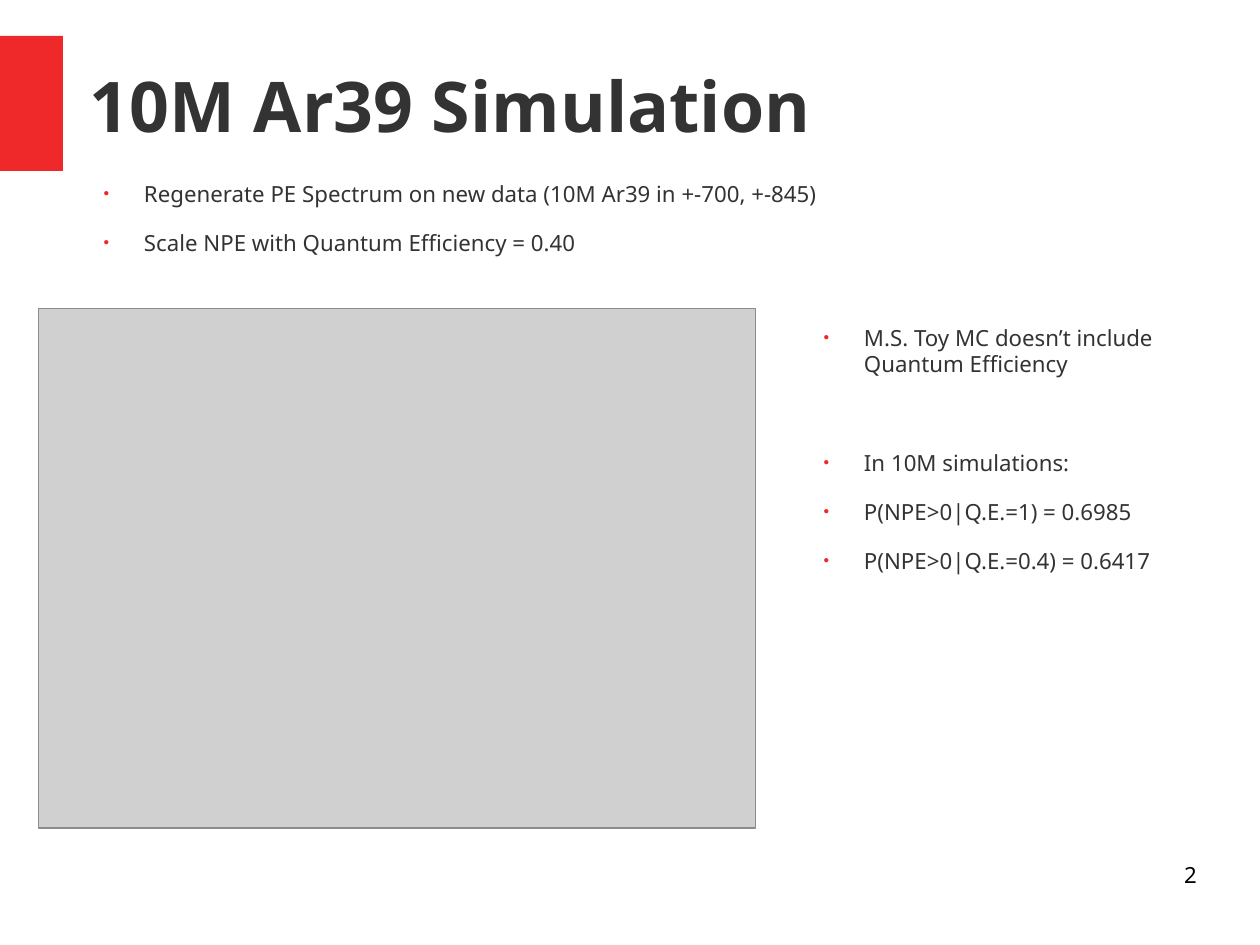
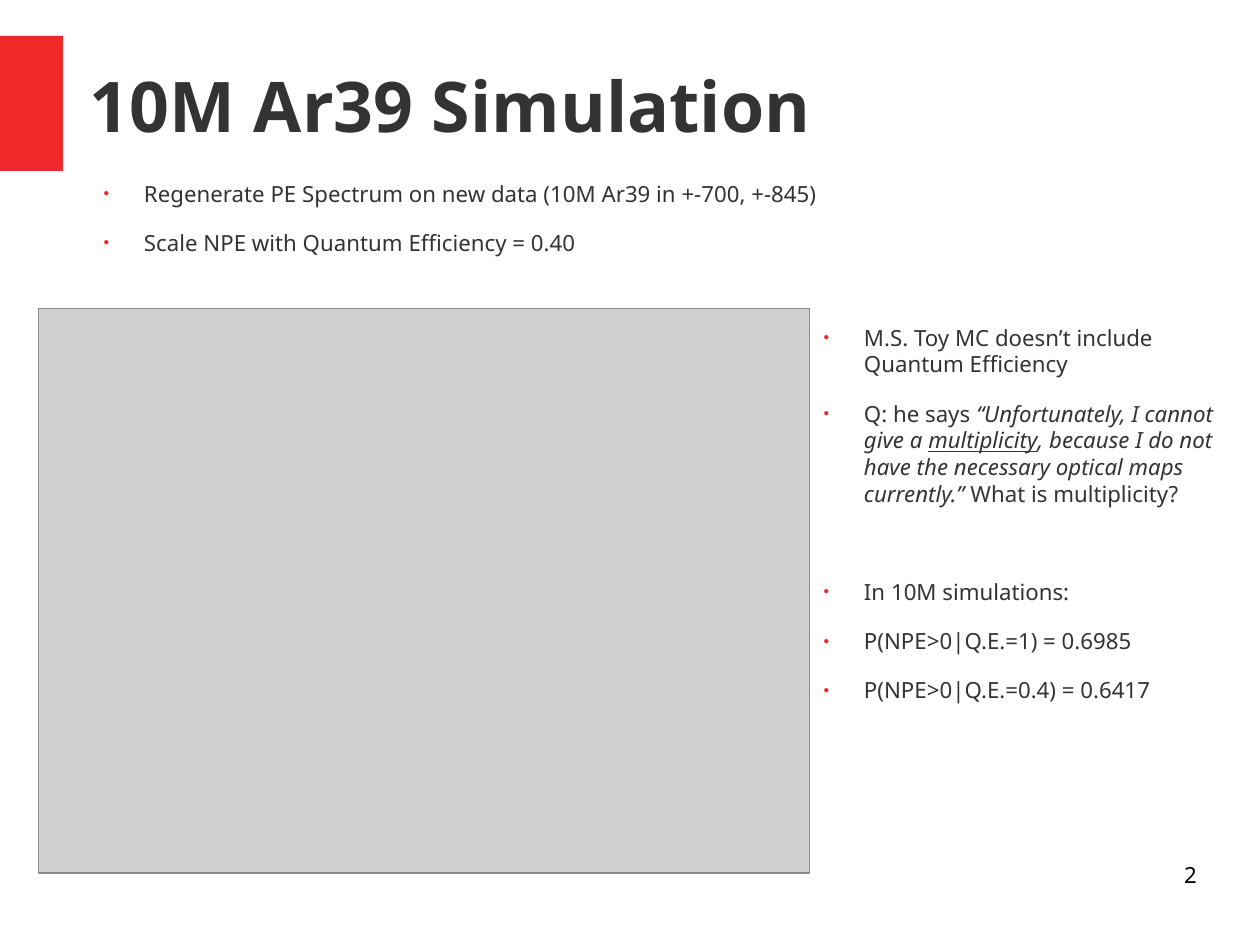
Before and after one commit to luigiberducci/ML4NP, a slide deck: slide 2 of Docs/meeting_ml4np_16giu2020.odp. Drawn at 1260x945 pixels with LibreOffice and Linux fonts; fonts in the diff are those of the drawing; grey boxes stand for pictures. Boxes give left, top, right and bottom in pixels: in the first picture for what was removed or moved away, otherwise in the second. Text is boxed around its words. In the diff, an @@ line names an element or a change of style, - is before the commit and + after.

```diff
--- a/Docs/meeting_ml4np_16giu2020.odp
+++ b/Docs/meeting_ml4np_16giu2020.odp
@@ picture: place and size @@
-picture at <box>39,309,757,829</box>
+picture at <box>39,309,811,874</box>
@@ text at <box>864,405,1213,507</box>: paragraph added @@
+● Q: he says “Unfortunately, I cannot give a multiplicity, because I do not have the necessary optical maps currently.” What is multiplicity?
```
Also in this commit, not shown: 2 other slides changed, 3 slides added, 3 other files.
